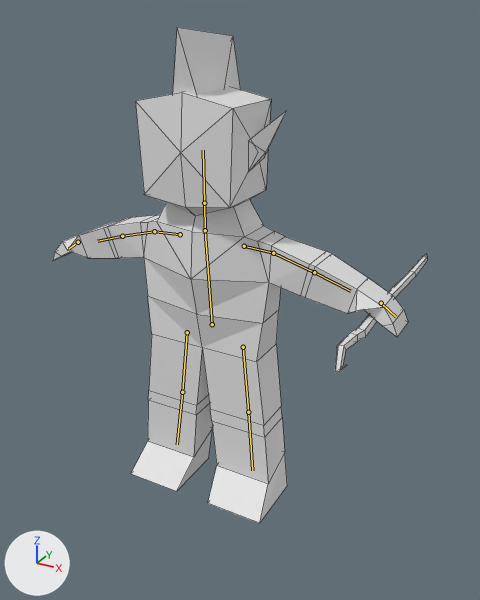
An edit to the Blender file art/model/human_model_0.1.blend, drawn before and after from the same camera.
Rendered twice from a camera (50 mm lens) standing at (3.34, -5.35, 3.09) and looking at (0.28, 0.2, 0.31). The axes (+X, +Y, +Z) are drawn at lower left. The lights are the same throughout. The bones that bend it are drawn over the model as lines. Mesh edges are drawn as thin lines.

Names of what the first picture shows: 'ear.a', 'hair.a', 'human.mesh', 'staff.a'.
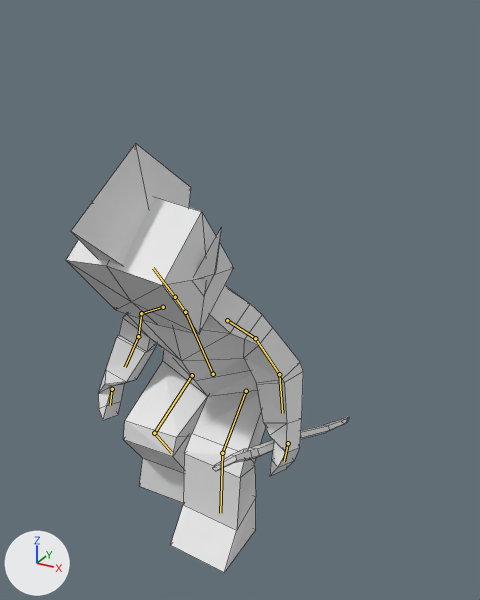
The newer file adds an action. The first version stands in its rest pose; the second is drawn at frame 4 of the action 'land'.

What differs and where, as boxes [x1, y1, x2, y2] in the pictures (480 x 600 px):
'human.mesh', posed (33% narrower, 14% shorter): before [53, 87, 408, 523]; after [66, 197, 303, 573]
'hair.a', posed: before [173, 27, 241, 95]; after [71, 143, 191, 266]
'staff.a', posed (48% wider, 54% shorter): before [335, 254, 427, 372]; after [212, 417, 349, 471]
'ear.a', posed: before [250, 111, 286, 170]; after [92, 201, 222, 291]
bone 'Center', root to tip: before (212, 324) to (205, 230); after (213, 374) to (185, 312)
bone 'shoulder.r', root to tip: before (180, 234) to (154, 231); after (163, 307) to (141, 313)
bone 'bicep.r', root to tip: before (154, 231) to (122, 236); after (141, 313) to (138, 336)
bone 'forearm.r', root to tip: before (122, 236) to (97, 241); after (138, 336) to (125, 367)
bone 'neck', root to tip: before (205, 230) to (204, 203); after (185, 312) to (175, 297)
bone 'head', root to tip: before (204, 203) to (203, 150); after (175, 297) to (153, 268)
bone 'thigh.r', root to tip: before (187, 332) to (182, 392); after (192, 375) to (154, 433)
bone 'leg.r', root to tip: before (182, 392) to (177, 444); after (154, 433) to (171, 452)
bone 'shoulder.l', root to tip: before (244, 246) to (273, 253); after (227, 320) to (255, 338)
bone 'bicep.l', root to tip: before (273, 253) to (314, 272); after (255, 338) to (279, 374)
bone 'forearm.l', root to tip: before (314, 272) to (350, 291); after (279, 374) to (282, 413)
bone 'thigh.l', root to tip: before (243, 347) to (248, 412); after (246, 391) to (222, 453)
bone 'leg.l', root to tip: before (248, 412) to (252, 470); after (222, 453) to (220, 513)

What the commit changed:
Bone 'Center' (bone_center) moves from (0.0, 0.0, 0.0) to (0.0, -0.602, 0.06).
Bone 'Center' (bone_center) turns from (0, 0, 0) to (22, 0, 0) degrees about its own x, y and z.
Bone 'shoulder.r' (bone_shoulder_r) moves from (0.0, 0.0, 0.0) to (0.001, 0.0, 0.017).
Bone 'shoulder.r' (bone_shoulder_r) turns from (0, 0, 0) to (8, -4, 22) degrees about its own x, y and z.
Bone 'bicep.r' (bone_bicep_r) turns from (0, 0, 0) to (-3, 9, 28) degrees about its own x, y and z.
Bone 'forearm.r' (bone_forearm_r) turns from (0, 0, 0) to (45, 3, 5) degrees about its own x, y and z.
Bone 'neck' (bone_neck) turns from (0, 0, 0) to (15, -2, 0) degrees about its own x, y and z.
Bone 'head' (bone_head) turns from (0, 0, 0) to (2, 0, 0) degrees about its own x, y and z.
Bone 'thigh.r' (bone_thigh_r) moves from (0.0, 0.0, 0.0) to (0.0, 0.001, 0.001).
Bone 'thigh.r' (bone_thigh_r) turns from (0, 0, 0) to (78, 6, 5) degrees about its own x, y and z.
Bone 'leg.r' (bone_leg_r) turns from (0, 0, 0) to (-97, -8, 8) degrees about its own x, y and z.
Bone 'shoulder.l' (bone_shoulder_l) moves from (0.0, 0.0, 0.0) to (0.001, 0.0, -0.017).
Bone 'shoulder.l' (bone_shoulder_l) turns from (0, 0, 0) to (1, 3, -25) degrees about its own x, y and z.
Bone 'bicep.l' (bone_bicep_l) turns from (0, 0, 0) to (10, -8, -17) degrees about its own x, y and z.
Bone 'forearm.l' (bone_forearm_l) turns from (0, 0, 0) to (32, -6, -13) degrees about its own x, y and z.
Bone 'thigh.l' (bone_thigh_l) moves from (0.0, 0.0, 0.0) to (0.0, -0.001, -0.001).
Bone 'thigh.l' (bone_thigh_l) turns from (0, 0, 0) to (86, -8, -12) degrees about its own x, y and z.
Bone 'leg.l' (bone_leg_l) turns from (0, 0, 0) to (-62, 7, -7) degrees about its own x, y and z.
